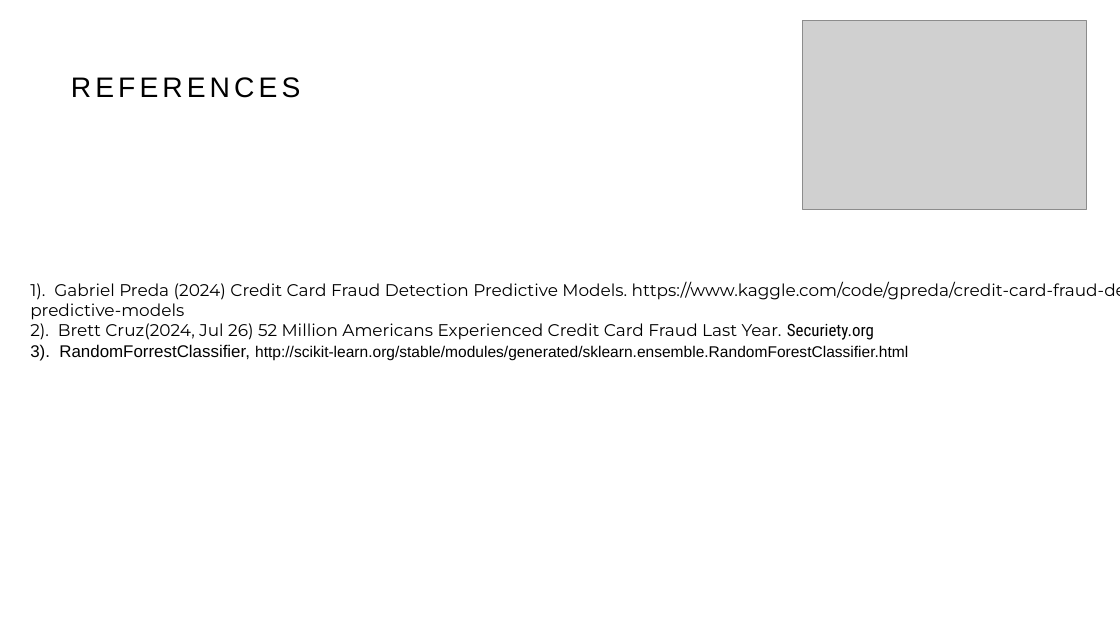
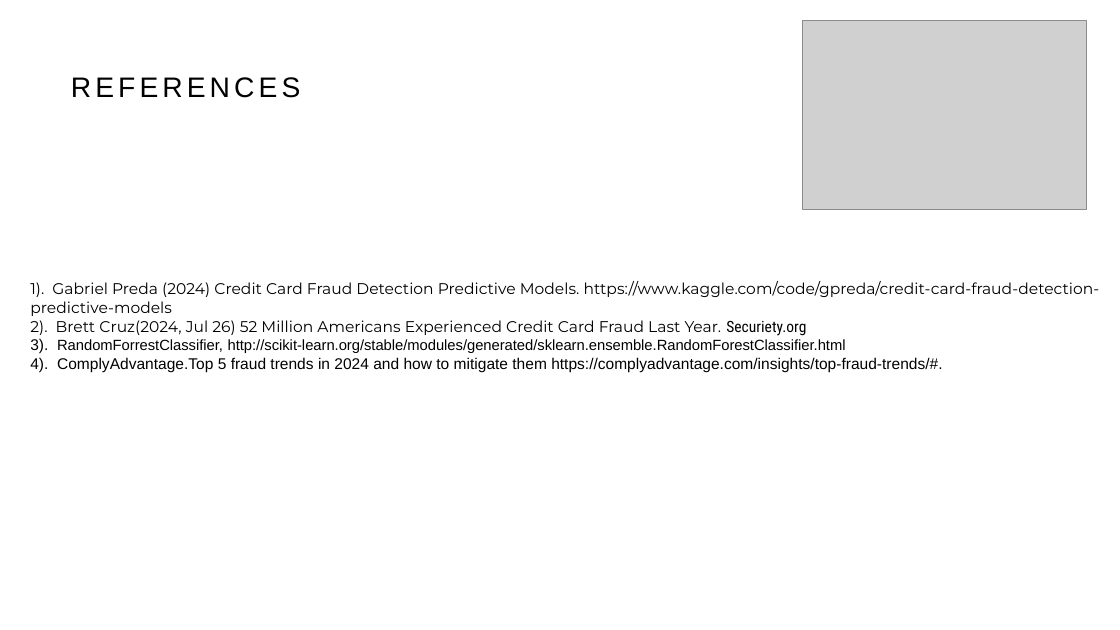
Before and after one commit to ifonseca69/project_2, a slide deck: slide 13 of Simmons/slide deck2.odp. Drawn at 1120x630 pixels with LibreOffice and Linux fonts; fonts in the diff are those of the drawing; grey boxes stand for pictures. Boxes give left, top, right and bottom in pixels: in the first picture for what was removed or moved away, otherwise in the second. Text is boxed around its words. In the diff, an @@ line names an element or a change of style, - is before the commit and + after.

```diff
--- a/Simmons/slide deck2.odp
+++ b/Simmons/slide deck2.odp
@@ text at [30,281,1100,354]: size 12 to 11 pt in "1). Gabriel Preda (2024) Credit Card Fraud ...", "2). Brett Cruz(2024, Jul 26) 52 Million ...", "3)."; size 12 to 10.5 pt in "RandomForrestClassifier,"; size 11 to 10.5 pt in "http://scikit-learn.org/stable/modules/generated/sklearn.ens ..." @@
@@ text at [30,357,942,372]: paragraph added @@
+4). ComplyAdvantage.Top 5 fraud trends in 2024 and how to mitigate them https://complyadvantage.com/insights/top-fraud-trends/#.
```
Also in this commit, not shown: 1 other slide changed, 1 other file.
